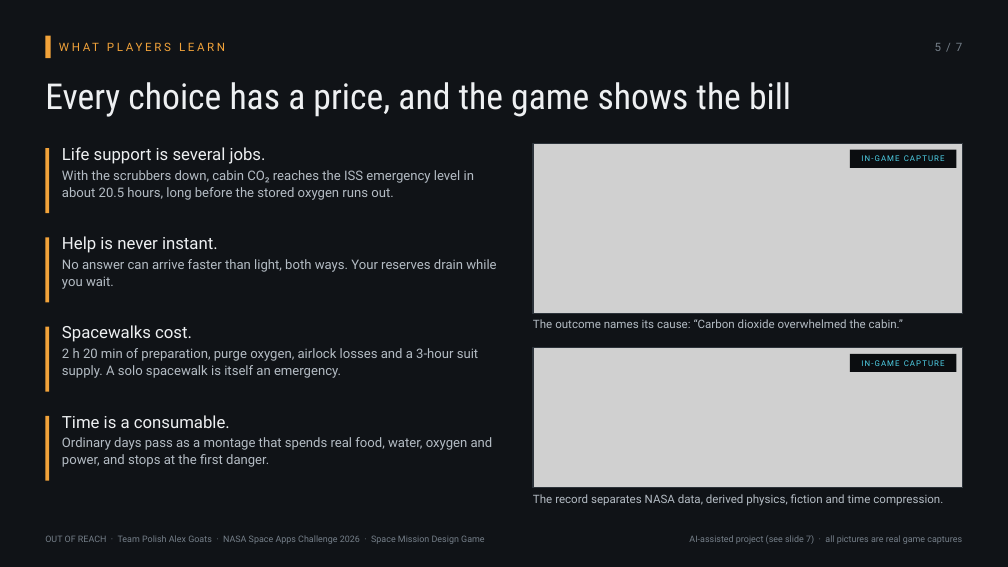
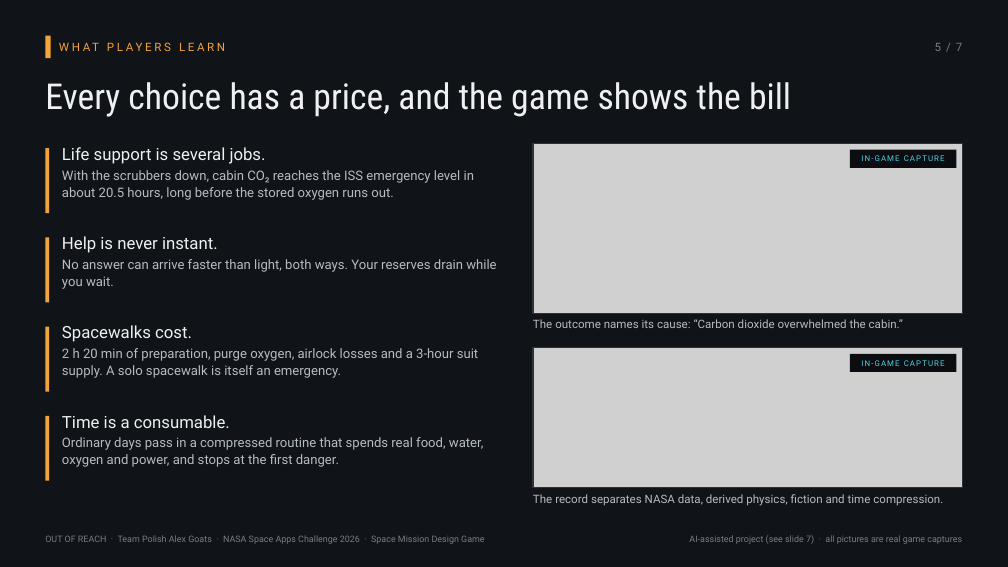
Before and after one commit to alex-slovakia/out-of-reach, a slide deck: slide 5 of docs/submission-draft-2026/deck/OUT-OF-REACH_SpaceApps2026_deck.pptx. Drawn at 1008x567 pixels with LibreOffice and Linux fonts; fonts in the diff are those of the drawing; grey boxes stand for pictures. Boxes give left, top, right and bottom in pixels: in the first picture for what was removed or moved away, otherwise in the second. Text is boxed around its words. In the diff, an @@ line names an element or a change of style, - is before the commit and + after.

```diff
--- a/docs/submission-draft-2026/deck/OUT-OF-REACH_SpaceApps2026_deck.pptx
+++ b/docs/submission-draft-2026/deck/OUT-OF-REACH_SpaceApps2026_deck.pptx
@@ text at (62,437,483,467): text changed @@
-Ordinary days pass as a montage that spends real food, water, oxygen and power, and stops at the first danger.
+Ordinary days pass in a compressed routine that spends real food, water, oxygen and power, and stops at the first danger.
```
Also in this commit, not shown: 4 other slides changed, 14 other files.
